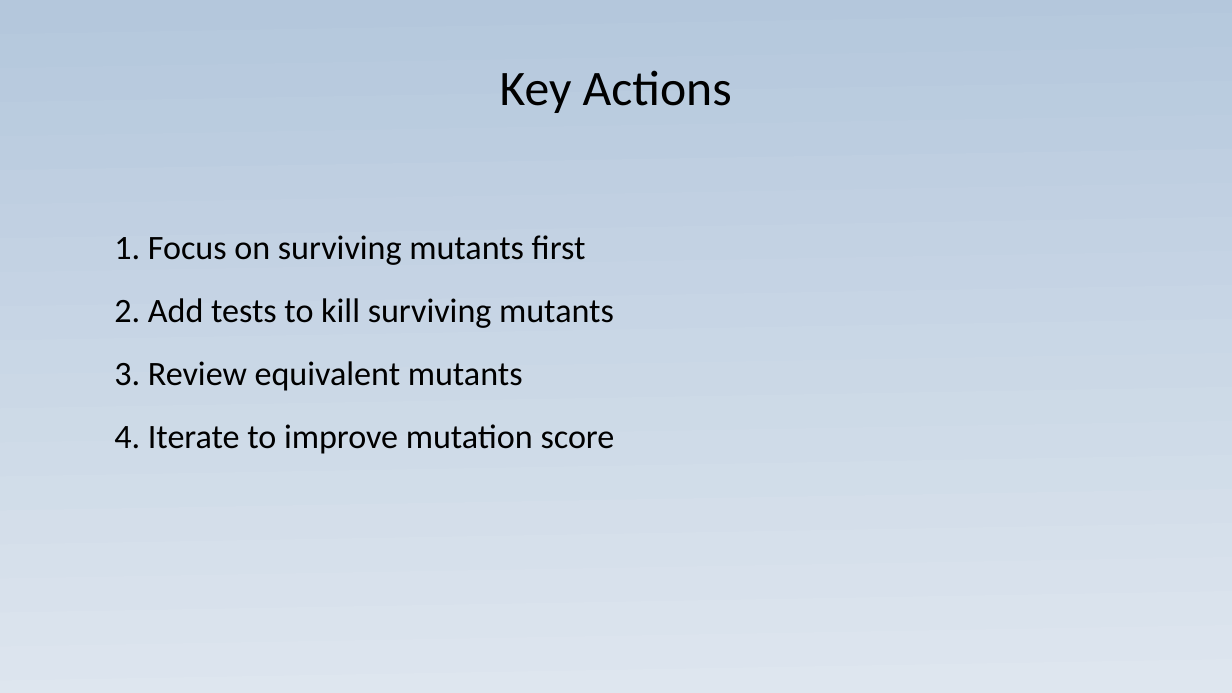
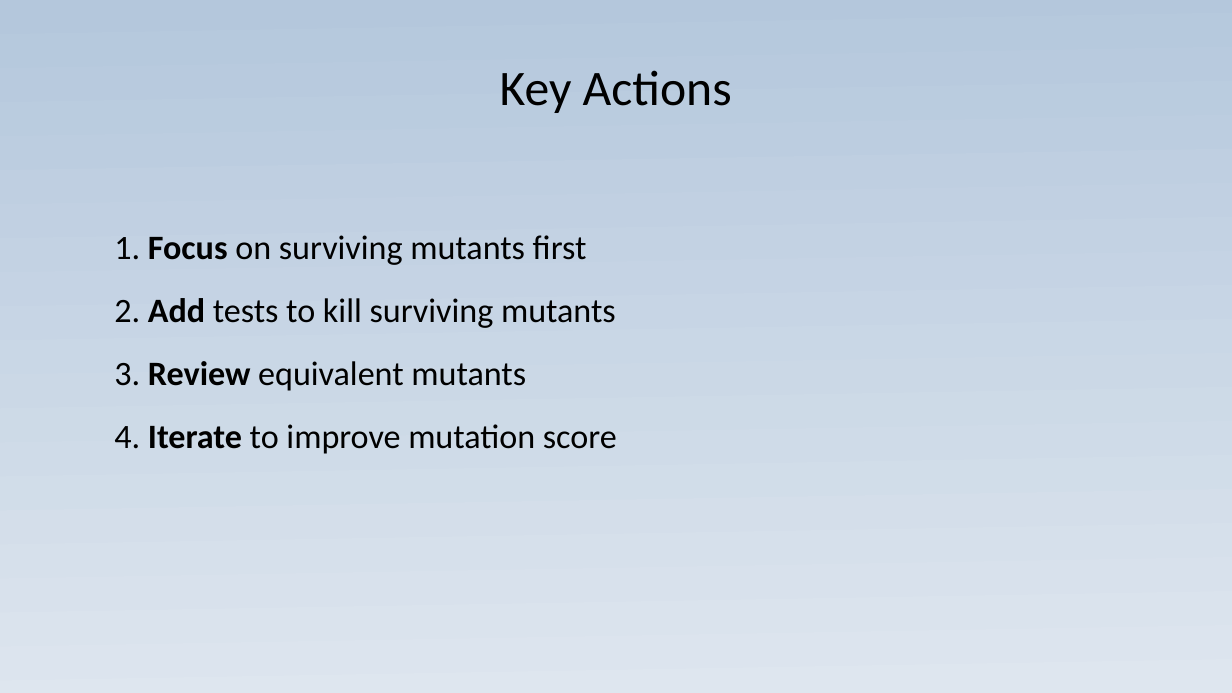
Before and after one commit to JoaoGuilhermedeSa/pitest, a slide deck: slide 9 of Presentation_exibition.ppsx (slide 10 before the commit). Drawn at 1232x693 pixels with LibreOffice and Linux fonts; fonts in the diff are those of the drawing. Boxes give left, top, right and bottom in pixels: in the first picture for what was removed or moved away, otherwise in the second. Text is boxed around its words. In the diff, an @@ line names an element or a change of style, - is before the commit and + after.

```diff
--- a/Presentation_exibition.ppsx
+++ b/Presentation_exibition.ppsx
@@ text "1. Focus on surviving mutants ..." at (x1=114, y1=235, x2=617, y2=454): bold on in "Focus", "Add", "Review", "Iterate" @@
```
Also in this commit, not shown: 5 other slides changed, 1 slide added, 2 slides removed, 8 other files.
